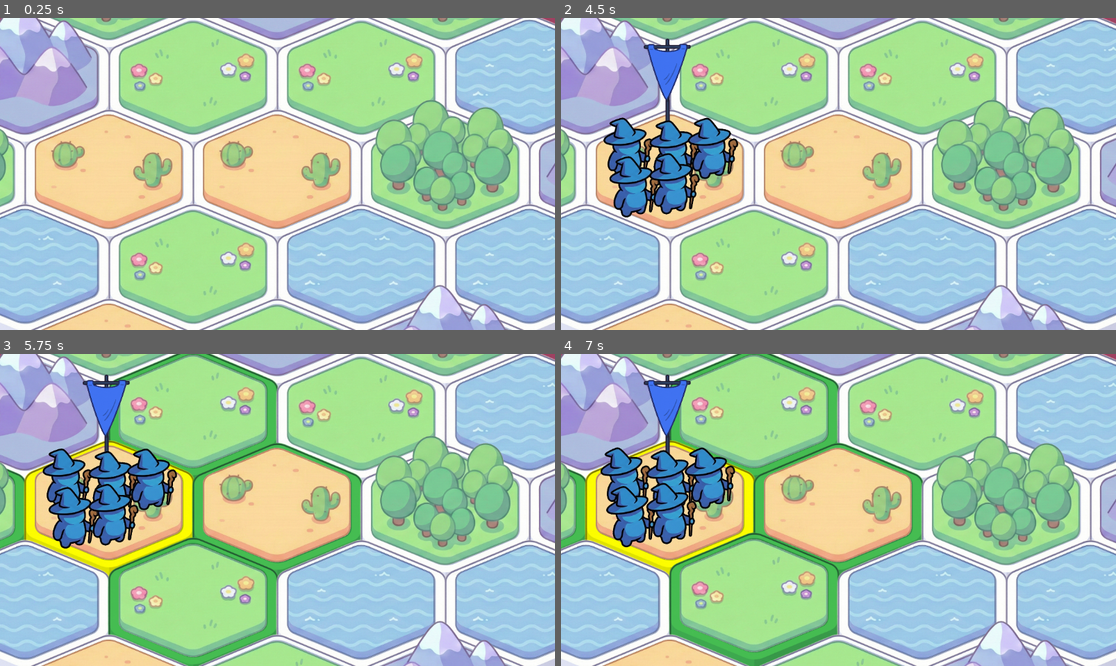
Above: before the commit, frames 1-4 (two rows, left to right).
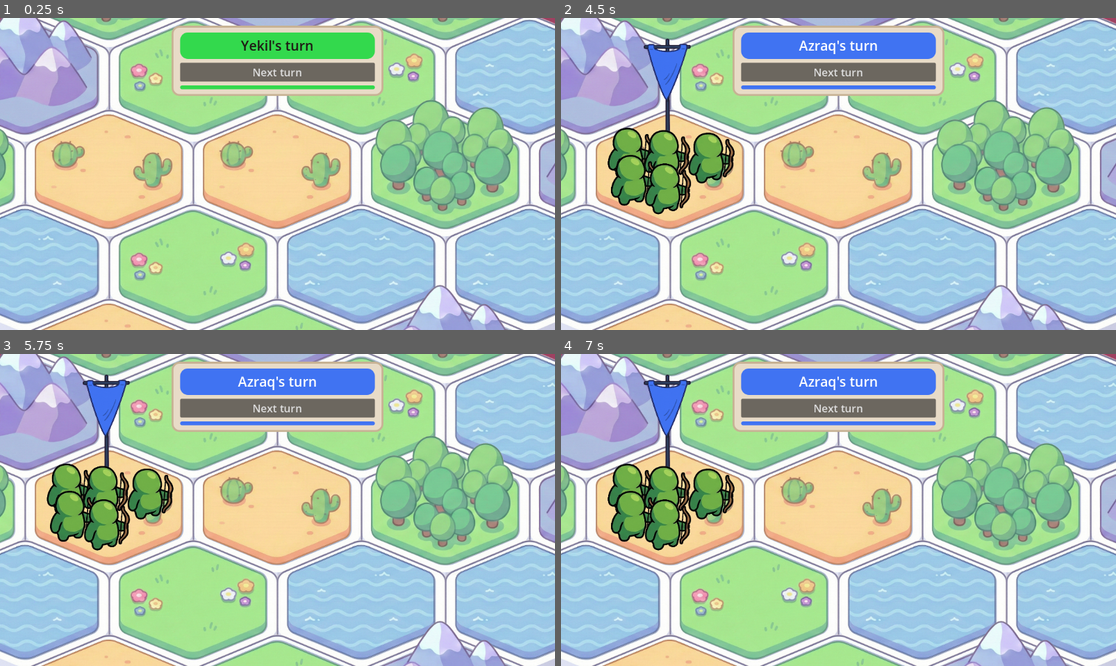
Above: after the commit, the same moments.

Repository: pebll/tbsge
Game: Godot game, scene res://scenes/runnables/unit_preview.tscn
Same seed, same stepped clock (60 frames per second), same inputs: the game is played once before the commit and once after it.
Inputs (mouse positions are in pixels of both pictures, inside the frame that each line leads up to):
- Up to frame 1 (0.25 s): no input
- Up to frame 2 (4.5 s): click (838, 71) at 0.5 s, where only the run after the commit has a clickable "Next turn"; click (838, 71) at 1.25 s, where only the run after the commit has a clickable "Next turn"; click (838, 71) at 2 s, where only the run after the commit has a clickable "Next turn"; tap Enter at 2.75, 4.25 s; drag from (588, 267) to (588, 80) at 2.77 s; tap Space at 3.5 s; drag from (588, 80) to (588, 267) at 3.52 s; move the mouse to (672, 174) at 4.27 s; tap Tab at 4.35 s; click (672, 174) at 4.42 s
- Up to frame 3 (5.75 s): tap Space at 4.55 s; drag from (111, 510) to (27, 416) at 5.02 s
- Up to frame 4 (7 s): drag from (672, 503) to (755, 603) at 5.77 s; drag from (672, 510) to (755, 603) at 6.52 s

The runs differ from the first frame. In frame 1, 8.5% of the frame differs, in the area x 30-70%, y 2-25%; in frame 2, 14%; in frame 3, 26%; in frame 4, 27%, in the area x 0-70%, y 0-100%.

Commit message:
Big update: turn system and AP system

Diff:
--- a/project.godot
+++ b/project.godot
@@ -34,6 +34,19 @@
 
 SFX=false
 
+[input]
+
+cycle_legion={
+"deadzone": 0.5,
+"events": [Object(InputEventKey,"resource_local_to_scene":false,"resource_name":"","device":-1,"window_id":0,"alt_pressed":false,"shift_pressed":false,"ctrl_pressed":false,"meta_pressed":false,"pressed":false,"keycode":0,"physical_keycode":4194306,"key_label":0,"unicode":0,"location":0,"echo":false,"script":null)
+]
+}
+wait_legion={
+"deadzone": 0.5,
+"events": [Object(InputEventKey,"resource_local_to_scene":false,"resource_name":"","device":-1,"window_id":0,"alt_pressed":false,"shift_pressed":false,"ctrl_pressed":false,"meta_pressed":false,"pressed":false,"keycode":0,"physical_keycode":32,"key_label":0,"unicode":32,"location":0,"echo":false,"script":null)
+]
+}
+
 [rendering]
 
 renderer/rendering_method="mobile"
--- a/scenes/ui/tile_info_panel.tscn
+++ b/scenes/ui/tile_info_panel.tscn
@@ -124,6 +124,23 @@
 theme_override_font_sizes/font_size = 32
 text = "0"
 
+[node name="ApStat" type="HBoxContainer" parent="VBox/LegionBlock/LegionHeader/LegionHeaderText/LegionStats" unique_id=3847193100]
+layout_mode = 2
+theme_override_constants/separation = 2
+
+[node name="ApIcon" type="TextureRect" parent="VBox/LegionBlock/LegionHeader/LegionHeaderText/LegionStats/ApStat" unique_id=3847193101]
+unique_name_in_owner = true
+custom_minimum_size = Vector2(72, 72)
+layout_mode = 2
+expand_mode = 1
+stretch_mode = 6
+
+[node name="ApValue" type="Label" parent="VBox/LegionBlock/LegionHeader/LegionHeaderText/LegionStats/ApStat" unique_id=3847193102]
+unique_name_in_owner = true
+layout_mode = 2
+theme_override_font_sizes/font_size = 32
+text = "2"
+
 [node name="UnitsTitle" type="Label" parent="VBox/LegionBlock" unique_id=565873330]
 unique_name_in_owner = true
 layout_mode = 2
--- /dev/null
+++ b/scenes/ui/turn_hud.tscn
@@ -0,0 +1,40 @@
+[gd_scene format=3 uid="uid://bturnhud7k2m1"]
+
+[ext_resource type="Script" path="res://scripts/ui/turn_hud.gd" id="1_turn"]
+
+[node name="TurnHud" type="PanelContainer"]
+anchors_preset = 5
+anchor_left = 0.5
+anchor_right = 0.5
+offset_left = -220.0
+offset_top = 16.0
+offset_right = 220.0
+offset_bottom = 160.0
+grow_horizontal = 2
+script = ExtResource("1_turn")
+
+[node name="VBox" type="VBoxContainer" parent="."]
+layout_mode = 2
+theme_override_constants/separation = 8
+
+[node name="TurnTeamHeader" type="PanelContainer" parent="VBox"]
+unique_name_in_owner = true
+layout_mode = 2
+
+[node name="TurnTeamLabel" type="Label" parent="VBox/TurnTeamHeader"]
+unique_name_in_owner = true
+layout_mode = 2
+theme_override_font_sizes/font_size = 28
+text = "Green's turn"
+horizontal_alignment = 1
+
+[node name="NextTurnButton" type="Button" parent="VBox"]
+unique_name_in_owner = true
+layout_mode = 2
+theme_override_font_sizes/font_size = 22
+text = "Next turn"
+
+[node name="TurnTeamFooter" type="PanelContainer" parent="VBox"]
+unique_name_in_owner = true
+layout_mode = 2
+custom_minimum_size = Vector2(0, 8)
--- a/scripts/core/event_bus.gd
+++ b/scripts/core/event_bus.gd
@@ -4,3 +4,5 @@
 signal tile_right_clicked(coords: Vector2i)
 signal tile_hover_entered(coords: Vector2i)
 signal tile_hover_exited(coords: Vector2i)
+signal turn_changed(active_team_id: String)
+signal legion_ap_changed(legion: Legion)
--- a/scripts/core/game_manager.gd
+++ b/scripts/core/game_manager.gd
@@ -2,12 +2,13 @@
 extends Node2D
 
 const CombatResolver = preload("res://scripts/core/combat_resolver.gd")
+const TurnManagerRes = preload("res://scripts/core/turn_manager.gd")
 
 @export var map_radius: int = 3
 var tile_size: float = 135.3
 var tile_size_xy_ratio: float = 0.75
 const UNITS = ["AXEMAN", "ARCHER", "DRAGON_RIDER", "OGRE", "MAGE", "FLAME", "NECROMANCER", "TREANT"]
-const TEAM_IDS := ["GREEN", "BLUE"]
+const TEAM_IDS: Array[String] = ["GREEN", "BLUE"]
 
 @onready var grid_visu : Dictionary[Vector2i, TileVisu] = {}
 @onready var grid_model : Dictionary[Vector2i, Tile] = {}
@@ -19,6 +20,8 @@
 var tile_info_panel
 var tile_info_layer: CanvasLayer
 var combat_fx_layer: CanvasLayer
+var turn_hud: TurnHud
+var turn_manager: TurnManager
 
 const ICON_DEATHS := preload("res://assets/icons/base_icons_sprites/skull.png")
 const ICON_HP_LOST := preload("res://assets/icons/base_icons_sprites/heart.png")
@@ -32,8 +35,59 @@
 	get_tree().root.add_child.call_deferred(tilesContainer)
 	mapGenerator.generate_hex_map(map_radius, tilesContainer, self.grid_visu, self.grid_model)
 
+	turn_manager = TurnManagerRes.new(TEAM_IDS)
+	turn_manager.start_match(TEAM_IDS[0])
 	_setup_tile_info_ui()
 	_setup_combat_fx_ui()
+	_setup_turn_hud()
+	EventBus.legion_ap_changed.connect(_on_legion_ap_changed)
+
+func _input(event: InputEvent) -> void:
+	if not event is InputEventKey:
+		return
+	var key_event := event as InputEventKey
+	if not key_event.pressed or key_event.echo:
+		return
+	if key_event.keycode == KEY_TAB or key_event.physical_keycode == KEY_TAB:
+		ui.cycle_legion_tab()
+		get_viewport().set_input_as_handled()
+	elif key_event.keycode == KEY_SPACE or key_event.physical_keycode == KEY_SPACE:
+		ui.pass_current_legion()
+		get_viewport().set_input_as_handled()
+
+func can_act_legion(legion: Legion) -> bool:
+	return legion != null and turn_manager.is_legion_active(legion) and legion.has_ap()
+
+func can_select_legion_at(coords: Vector2i) -> bool:
+	var tile: Tile = grid_model.get(coords)
+	if not tile or not tile.has_legion():
+		return false
+	return can_act_legion(tile.legion)
+
+func end_team_turn() -> void:
+	ui.deselect()
+	var next_team: String = turn_manager.end_team_turn(legions)
+	if turn_hud:
+		turn_hud.show_active_team(next_team)
+	EventBus.turn_changed.emit(next_team)
+
+func _notify_legion_ap_changed(legion: Legion) -> void:
+	EventBus.legion_ap_changed.emit(legion)
+
+func _on_legion_ap_changed(legion: Legion) -> void:
+	if not tile_info_panel or not tile_info_panel.visible:
+		return
+	var tile: Tile = grid_model.get(legion.tile_coords)
+	if tile and tile.has_legion():
+		tile_info_panel.show_tile(tile)
+
+func _setup_turn_hud() -> void:
+	if not tile_info_layer:
+		return
+	turn_hud = preload("res://scenes/ui/turn_hud.tscn").instantiate()
+	tile_info_layer.add_child(turn_hud)
+	turn_hud.show_active_team(turn_manager.active_team_id)
+	turn_hud.next_turn_pressed.connect(end_team_turn)
 
 func _setup_tile_info_ui() -> void:
 	tile_info_layer = CanvasLayer.new()
@@ -61,8 +115,9 @@
 	if tile.has_legion() or not tile.walkable:
 		print("tile not adequate for spawning")
 		return # only spawn if tile is empty
-	var team_id: String = TEAM_IDS[randi() % TEAM_IDS.size()]
+	var team_id: String = turn_manager.active_team_id
 	var legion = Legion.new(UNITS[randi() % 8], randi() % 8 + 1, coords, team_id)
+	legion.refresh_ap()
 	var legionVisu = preload("res://scenes/legion.tscn").instantiate()
 	# TODO: refactor this into own folder (like for the tiles)
 	self.add_child(legionVisu)
@@ -71,6 +126,7 @@
 	tile_visu.legion_visu = legionVisu
 	legionVisu.init(legion)
 	legionVisu.position = tile_visu.position
+	_notify_legion_ap_changed(legion)
 	# Let Y-sort / internal unit z-indices handle draw order.
 
 func inspect_tile(coords: Vector2i) -> void:
@@ -100,6 +156,9 @@
 		return
 
 	var legion: Legion = from_tile.legion
+	if not can_act_legion(legion) or not legion.can_afford(1):
+		return
+
 	var legion_visu: LegionVisu = from_visu.legion_visu
 
 	from_tile.legion = null
@@ -107,8 +166,10 @@
 	to_tile.legion = legion
 	to_visu.legion_visu = legion_visu
 	legion.tile_coords = to_coords
+	legion.spend_ap(1)
 
 	legion_visu.juice_move(to_visu.position)
+	_notify_legion_ap_changed(legion)
 
 func swap_legions(from_coords: Vector2i, to_coords: Vector2i) -> void:
 	var from_tile: Tile = grid_model.get(from_coords)
@@ -124,6 +185,8 @@
 
 	var legion_a: Legion = from_tile.legion
 	var legion_b: Legion = to_tile.legion
+	if not can_act_legion(legion_a) or not legion_a.can_afford(1) or not legion_b.can_afford(1):
+		return
 	var visu_a: LegionVisu = from_visu.legion_visu
 	var visu_b: LegionVisu = to_visu.legion_visu
 	if not visu_a or not visu_b:
@@ -139,6 +202,10 @@
 
 	visu_a.juice_move(to_visu.position)
 	visu_b.juice_move(from_visu.position)
+	legion_a.spend_ap(1)
+	legion_b.spend_ap(1)
+	_notify_legion_ap_changed(legion_a)
+	_notify_legion_ap_changed(legion_b)
 
 func attack_unit(from_coords: Vector2i, to_coords: Vector2i):
 	var from_tile = grid_model.get(from_coords)
@@ -157,6 +224,11 @@
 		return
 	if attacker.team_id == defender.team_id:
 		return
+	if not can_act_legion(attacker) or not attacker.has_ap():
+		return
+
+	attacker.spend_all_ap()
+	_notify_legion_ap_changed(attacker)
 
 	var result: Dictionary = CombatResolver.resolve_combat(attacker, defender, randi())
 	var hits: Array = result.get("hits", [])
--- /dev/null
+++ b/scripts/core/turn_manager.gd
@@ -0,0 +1,66 @@
+class_name TurnManager
+extends RefCounted
+
+const INVALID_COORDS := Vector2i(2147483647, 2147483647)
+
+var team_order: Array[String] = []
+var active_team_id: String = ""
+var waited_coords: Array[Vector2i] = []
+
+var _tab_index: int = 0
+
+func _init(p_team_order: Array) -> void:
+	team_order.clear()
+	for team_id in p_team_order:
+		team_order.append(String(team_id))
+
+func start_match(first_team: String) -> void:
+	active_team_id = first_team
+	waited_coords.clear()
+	_tab_index = 0
+
+func end_team_turn(legions: Array[Legion]) -> String:
+	active_team_id = _next_team_id()
+	waited_coords.clear()
+	_tab_index = 0
+	for legion in legions:
+		if legion.team_id == active_team_id:
+			legion.refresh_ap()
+	return active_team_id
+
+func is_legion_active(legion: Legion) -> bool:
+	return legion != null and legion.team_id == active_team_id
+
+func get_actionable_coords(legions: Array[Legion]) -> Array[Vector2i]:
+	var out: Array[Vector2i] = []
+	for legion in legions:
+		if legion.team_id != active_team_id:
+			continue
+		if not legion.has_ap():
+			continue
+		if legion.tile_coords in waited_coords:
+			continue
+		out.append(legion.tile_coords)
+	return out
+
+func tab_next(legions: Array[Legion]) -> Vector2i:
+	var actionable := get_actionable_coords(legions)
+	if actionable.is_empty():
+		return INVALID_COORDS
+	if _tab_index >= actionable.size():
+		_tab_index = 0
+	var coords: Vector2i = actionable[_tab_index]
+	_tab_index = (_tab_index + 1) % actionable.size()
+	return coords
+
+func wait_legion(coords: Vector2i) -> void:
+	if coords not in waited_coords:
+		waited_coords.append(coords)
+
+func _next_team_id() -> String:
+	if team_order.is_empty():
+		return active_team_id
+	var idx := team_order.find(active_team_id)
+	if idx < 0:
+		return team_order[0]
+	return team_order[(idx + 1) % team_order.size()]
--- a/scripts/core/user_interface.gd
+++ b/scripts/core/user_interface.gd
@@ -23,10 +23,10 @@
 	# if selected tile is movable tile
 	if coords in movable_coords:
 		gamemanager.move_unit(selected_coords, coords)
-		deselect()
+		_after_legion_action(coords)
 	elif coords in swappable_coords:
 		gamemanager.swap_legions(selected_coords, coords)
-		deselect()
+		_after_legion_action(coords)
 	elif coords in attackable_coords:
 		gamemanager.attack_unit(selected_coords, coords)
 		# keep old behavior: deselect after animation finishes
@@ -42,7 +42,8 @@
 	# if tile is another unit
 	elif gamemanager.grid_model.get(coords) and gamemanager.grid_model[coords].has_legion():
 		deselect()
-		select_tile(coords)
+		if gamemanager.can_select_legion_at(coords):
+			select_tile(coords)
 	# else
 	else:
 		deselect()
@@ -101,27 +102,63 @@
 	attackable_coords = []
 	swappable_coords = []
 
+func cycle_legion_tab() -> void:
+	var coords: Vector2i = gamemanager.turn_manager.tab_next(_legions_for_turn())
+	if coords == TurnManager.INVALID_COORDS:
+		return
+	deselect()
+	select_tile(coords)
+
+func pass_current_legion() -> void:
+	if has_selected:
+		gamemanager.turn_manager.wait_legion(selected_coords)
+		deselect()
+	cycle_legion_tab()
+
+func _legions_for_turn() -> Array[Legion]:
+	var out: Array[Legion] = []
+	for tile in gamemanager.grid_model.values():
+		if tile and tile.has_legion():
+			out.append(tile.legion)
+	return out
+
+func _after_legion_action(legion_coords: Vector2i) -> void:
+	var tile: Tile = gamemanager.grid_model.get(legion_coords)
+	if tile and tile.legion and gamemanager.can_act_legion(tile.legion):
+		select_tile(legion_coords)
+	else:
+		deselect()
+
 func select_tile(coords: Vector2i):
+	var selected_tile: Tile = gamemanager.grid_model.get(coords)
+	if not selected_tile or not selected_tile.has_legion():
+		return
+	if not gamemanager.can_act_legion(selected_tile.legion):
+		return
+
 	selected_coords = coords
 	has_selected = true
-	var selected_tile = gamemanager.grid_model.get(coords)
 	var selected_tile_visu: TileVisu = gamemanager.grid_visu.get(coords)
 	if selected_tile_visu:
 		selected_tile_visu.juice_go_to(4)
 		selected_tile_visu.update_state("selected")
 
-	if selected_tile:
-		attackable_coords = []
+	var legion: Legion = selected_tile.legion
+	attackable_coords = []
+	if legion.has_ap():
 		for t in Utils.get_attackable_tiles(selected_tile, gamemanager.grid_model):
 			attackable_coords.append(t.coords)
 
-		movable_coords = []
+	movable_coords = []
+	if legion.can_afford(1):
 		for t in Utils.get_movable_tiles(selected_tile, gamemanager.grid_model):
 			movable_coords.append(t.coords)
 
-		swappable_coords = []
+	swappable_coords = []
+	if legion.can_afford(1):
 		for t in Utils.get_swappable_tiles(selected_tile, gamemanager.grid_model):
-			swappable_coords.append(t.coords)
+			if t.legion.can_afford(1):
+				swappable_coords.append(t.coords)
 
 	for c in movable_coords:
 		var t: TileVisu = gamemanager.grid_visu.get(c)
--- a/scripts/models/legion.gd
+++ b/scripts/models/legion.gd
@@ -1,17 +1,40 @@
 class_name Legion
 extends RefCounted
+
+const DEFAULT_MAX_AP := 2
 
 var unit_type: String
 var team_id: String
 var units: Array[Unit] = []
 var tile_coords: Vector2i
 var unit_count: int
+var max_ap: int = DEFAULT_MAX_AP
+var current_ap: int = DEFAULT_MAX_AP
 
 func _init(unit_type: String, unit_count: int, tile_coords: Vector2i, team_id: String) -> void:
 	self.unit_type = unit_type
 	self.unit_count = unit_count
 	self.tile_coords = tile_coords
 	self.team_id = team_id
+	current_ap = max_ap
 	for i in range(unit_count):
 		var unit = Unit.new(self.unit_type)
 		units.append(unit)
+
+func has_ap() -> bool:
+	return current_ap > 0
+
+func can_afford(cost: int) -> bool:
+	return current_ap >= cost
+
+func spend_ap(cost: int) -> bool:
+	if not can_afford(cost):
+		return false
+	current_ap -= cost
+	return true
+
+func spend_all_ap() -> void:
+	current_ap = 0
+
+func refresh_ap() -> void:
+	current_ap = max_ap
--- a/scripts/ui/tile_info_panel.gd
+++ b/scripts/ui/tile_info_panel.gd
@@ -14,6 +14,8 @@
 @onready var health_value: Label = %HealthValue
 @onready var unit_count_icon: TextureRect = %UnitCountIcon
 @onready var unit_count_value: Label = %UnitCountValue
+@onready var ap_icon: TextureRect = %ApIcon
+@onready var ap_value: Label = %ApValue
 @onready var units_list: VBoxContainer = %UnitsList
 
 const COLOR_BG := Color(0.91, 0.86, 0.78) # beige
@@ -29,6 +31,7 @@
 const ICON_ATTACK := preload("res://assets/icons/base_icons_sprites/sword.png")
 const ICON_HEALTH := preload("res://assets/icons/base_icons_sprites/heart.png")
 const ICON_UNIT_COUNT := preload("res://assets/icons/base_icons_sprites/torso.png")
+const ICON_AP := preload("res://assets/icons/base_icons_sprites/boot.png")
 
 func _ready() -> void:
 	_apply_style()
@@ -56,10 +59,12 @@
 	attack_value.add_theme_color_override("font_color", COLOR_TEXT)
 	health_value.add_theme_color_override("font_color", COLOR_TEXT)
 	unit_count_value.add_theme_color_override("font_color", COLOR_TEXT)
+	ap_value.add_theme_color_override("font_color", COLOR_TEXT)
 
 	attack_icon.texture = ICON_ATTACK
 	health_icon.texture = ICON_HEALTH
 	unit_count_icon.texture = ICON_UNIT_COUNT
+	ap_icon.texture = ICON_AP
 
 func _set_empty_state() -> void:
 	legion_block.hide()
@@ -86,6 +91,7 @@
 		health_value.text = ""
 
 	unit_count_value.text = "%d" % legion.units.size()
+	ap_value.text = "%d/%d" % [legion.current_ap, legion.max_ap]
 
 	unit_icon.texture = unit0.definition.icon if unit0 and unit0.definition and unit0.definition.icon else _load_unit_icon(legion.unit_type)
 
--- /dev/null
+++ b/scripts/ui/turn_hud.gd
@@ -0,0 +1,79 @@
+class_name TurnHud
+extends PanelContainer
+
+signal next_turn_pressed
+
+@onready var team_header: PanelContainer = %TurnTeamHeader
+@onready var team_label: Label = %TurnTeamLabel
+@onready var team_footer: PanelContainer = %TurnTeamFooter
+@onready var next_turn_button: Button = %NextTurnButton
+
+const COLOR_BG := Color(0.91, 0.86, 0.78)
+const COLOR_BORDER := Color(0.78, 0.70, 0.58)
+const COLOR_TEXT := Color(0.12, 0.10, 0.08)
+const BORDER_THICK := 4
+const RADIUS := 16
+
+func _ready() -> void:
+	_apply_panel_style()
+	next_turn_button.focus_mode = Control.FOCUS_NONE
+	next_turn_button.pressed.connect(func(): next_turn_pressed.emit())
+	show_active_team("")
+
+func _apply_panel_style() -> void:
+	var sb := StyleBoxFlat.new()
+	sb.bg_color = COLOR_BG
+	sb.border_color = COLOR_BORDER
+	sb.border_width_left = BORDER_THICK
+	sb.border_width_right = BORDER_THICK
+	sb.border_width_top = BORDER_THICK
+	sb.border_width_bottom = BORDER_THICK
+	sb.corner_radius_top_left = RADIUS
+	sb.corner_radius_top_right = RADIUS
+	sb.corner_radius_bottom_left = RADIUS
+	sb.corner_radius_bottom_right = RADIUS
+	sb.content_margin_left = 18
+	sb.content_margin_right = 18
+	sb.content_margin_top = 14
+	sb.content_margin_bottom = 14
+	add_theme_stylebox_override("panel", sb)
+
+	team_label.add_theme_color_override("font_color", COLOR_TEXT)
+
+func show_active_team(team_id: String) -> void:
+	var team_res: Resource = TeamDefs.get_def(team_id)
+	var accent: Color = COLOR_BORDER
+	var label_text: String = team_id if not team_id.is_empty() else "—"
+	if team_res is TeamDefinition:
+		var team: TeamDefinition = team_res
+		accent = team.color
+		label_text = team.display_name
+
+	team_label.text = "%s's turn" % label_text
+	team_label.add_theme_color_override("font_color", _contrasting_text_color(accent))
+
+	var header_sb := _accent_stylebox(accent)
+	header_sb.content_margin_left = 12
+	header_sb.content_margin_right = 12
+	header_sb.content_margin_top = 8
+	header_sb.content_margin_bottom = 8
+	team_header.add_theme_stylebox_override("panel", header_sb)
+
+	var footer_sb := _accent_stylebox(accent)
+	footer_sb.corner_radius_top_left = 8
+	footer_sb.corner_radius_top_right = 8
+	footer_sb.corner_radius_bottom_left = 8
+	footer_sb.corner_radius_bottom_right = 8
+	team_footer.add_theme_stylebox_override("panel", footer_sb)
+
+func _accent_stylebox(color: Color) -> StyleBoxFlat:
+	var sb := StyleBoxFlat.new()
+	sb.bg_color = color
+	sb.corner_radius_top_left = RADIUS
+	sb.corner_radius_top_right = RADIUS
+	sb.corner_radius_bottom_left = RADIUS
+	sb.corner_radius_bottom_right = RADIUS
+	return sb
+
+func _contrasting_text_color(bg: Color) -> Color:
+	return Color.WHITE if bg.get_luminance() < 0.45 else COLOR_TEXT
--- a/tests/run_tests.gd
+++ b/tests/run_tests.gd
@@ -12,6 +12,8 @@
 		"res://tests/test_spawning.gd",
 		"res://tests/test_moving.gd",
 		"res://tests/test_combat_logic.gd",
+		"res://tests/test_legion_ap.gd",
+		"res://tests/test_turn_manager.gd",
 	]
 
 	for path in tests:
--- /dev/null
+++ b/tests/test_legion_ap.gd
@@ -0,0 +1,56 @@
+extends RefCounted
+
+func run(_tree: SceneTree) -> bool:
+	if not _test_move_cost():
+		return false
+	if not _test_attack_spends_attacker_only():
+		return false
+	if not _test_swap_costs_both():
+		return false
+	if not _test_refresh_ap():
+		return false
+	print("Success: Legion AP tests")
+	return true
+
+func _test_move_cost() -> bool:
+	var legion := Legion.new("ARCHER", 2, Vector2i.ZERO, "GREEN")
+	if not legion.spend_ap(1):
+		push_error("spend_ap(1) should succeed")
+		return false
+	if legion.current_ap != 1:
+		push_error("Expected 1 AP after move")
+		return false
+	return true
+
+func _test_attack_spends_attacker_only() -> bool:
+	var attacker := Legion.new("ARCHER", 2, Vector2i.ZERO, "GREEN")
+	var defender := Legion.new("OGRE", 2, Vector2i.ONE, "BLUE")
+	attacker.current_ap = 2
+	defender.current_ap = 2
+	attacker.spend_all_ap()
+	if attacker.current_ap != 0:
+		push_error("Attacker should have 0 AP")
+		return false
+	if defender.current_ap != 2:
+		push_error("Defender AP should be unchanged")
+		return false
+	return true
+
+func _test_swap_costs_both() -> bool:
+	var a := Legion.new("ARCHER", 2, Vector2i.ZERO, "GREEN")
+	var b := Legion.new("ARCHER", 2, Vector2i.ONE, "GREEN")
+	a.spend_ap(1)
+	b.spend_ap(1)
+	if a.current_ap != 1 or b.current_ap != 1:
+		push_error("Swap should cost 1 AP on each legion")
+		return false
+	return true
+
+func _test_refresh_ap() -> bool:
+	var legion := Legion.new("ARCHER", 2, Vector2i.ZERO, "GREEN")
+	legion.spend_all_ap()
+	legion.refresh_ap()
+	if legion.current_ap != legion.max_ap:
+		push_error("refresh_ap should restore max AP")
+		return false
+	return true
--- /dev/null
+++ b/tests/test_turn_manager.gd
@@ -0,0 +1,75 @@
+extends RefCounted
+
+const TurnManager = preload("res://scripts/core/turn_manager.gd")
+
+func run(_tree: SceneTree) -> bool:
+	if not _test_team_alternation():
+		return false
+	if not _test_actionable_and_wait():
+		return false
+	if not _test_tab_cycle():
+		return false
+	print("Success: Turn manager tests")
+	return true
+
+func _test_team_alternation() -> bool:
+	var team_order: Array[String] = ["GREEN", "BLUE"]
+	var tm := TurnManager.new(team_order)
+	tm.start_match("GREEN")
+	var g := Legion.new("ARCHER", 1, Vector2i.ZERO, "GREEN")
+	var b := Legion.new("ARCHER", 1, Vector2i.ONE, "BLUE")
+	g.current_ap = 0
+	b.current_ap = 0
+	var legions: Array[Legion] = [g, b]
+
+	var next: String = tm.end_team_turn(legions)
+	if next != "BLUE":
+		push_error("Expected BLUE turn after GREEN")
+		return false
+	if b.current_ap != b.max_ap:
+		push_error("BLUE legion should refresh AP")
+		return false
+	if g.current_ap != 0:
+		push_error("GREEN legion should not refresh on BLUE turn")
+		return false
+	return true
+
+func _test_actionable_and_wait() -> bool:
+	var green_only: Array[String] = ["GREEN"]
+	var tm := TurnManager.new(green_only)
+	tm.start_match("GREEN")
+	var active := Legion.new("ARCHER", 1, Vector2i(0, 0), "GREEN")
+	var spent := Legion.new("ARCHER", 1, Vector2i(1, 0), "GREEN")
+	var waited := Legion.new("ARCHER", 1, Vector2i(2, 0), "GREEN")
+	spent.current_ap = 0
+	var legions: Array[Legion] = [active, spent, waited]
+
+	var actionable := tm.get_actionable_coords(legions)
+	if actionable.size() != 2:
+		push_error("Expected active + waited legions with AP in actionable list")
+		return false
+
+	tm.wait_legion(Vector2i(2, 0))
+	actionable = tm.get_actionable_coords(legions)
+	if actionable.size() != 1 or actionable[0] != Vector2i(0, 0):
+		push_error("Waited legion should be excluded from actionable list")
+		return false
+	return true
+
+func _test_tab_cycle() -> bool:
+	var green_only: Array[String] = ["GREEN"]
+	var tm := TurnManager.new(green_only)
+	tm.start_match("GREEN")
+	var a := Legion.new("ARCHER", 1, Vector2i(0, 0), "GREEN")
+	var b := Legion.new("ARCHER", 1, Vector2i(1, 0), "GREEN")
+	var legions: Array[Legion] = [a, b]
+
+	var first: Vector2i = tm.tab_next(legions)
+	var second: Vector2i = tm.tab_next(legions)
+	if first == TurnManager.INVALID_COORDS or second == TurnManager.INVALID_COORDS:
+		push_error("tab_next should return valid coords")
+		return false
+	if first == second:
+		push_error("tab_next should cycle between legions")
+		return false
+	return true
Not shown, added: scripts/core/turn_manager.gd.uid
Not shown, added: scripts/ui/turn_hud.gd.uid
Not shown, added: tests/test_legion_ap.gd.uid
Not shown, added: tests/test_turn_manager.gd.uid
